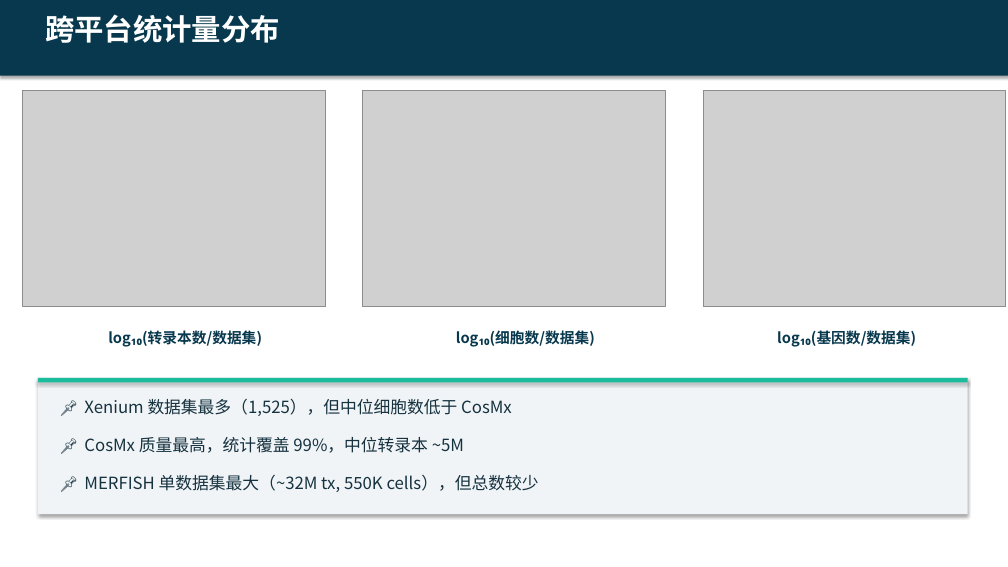
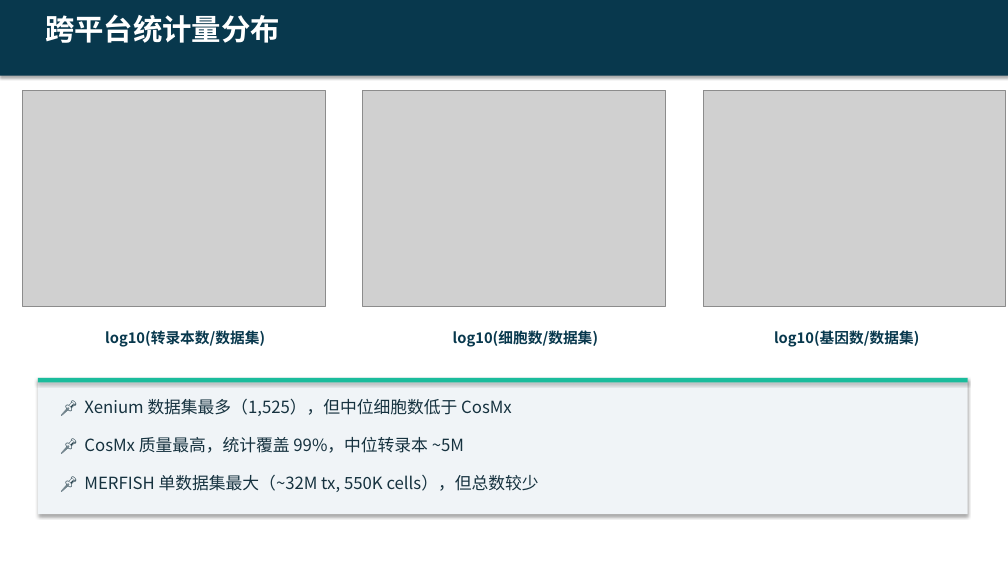
Before and after one commit to zf-li23/SubCellSpace, a slide deck: slide 7 of report/SubCellSpace_Presentation.pptx. Drawn at 1008x567 pixels with LibreOffice and Linux fonts; fonts in the diff are those of the drawing; grey boxes stand for pictures. Boxes give left, top, right and bottom in pixels: in the first picture for what was removed or moved away, otherwise in the second. Text is boxed around its words. In the diff, an @@ line names an element or a change of style, - is before the commit and + after.

```diff
--- a/report/SubCellSpace_Presentation.pptx
+++ b/report/SubCellSpace_Presentation.pptx
@@ text at [105, 330, 265, 347]: text changed @@
-log₁₀(转录本数/数据集)
+log10(转录本数/数据集)
@@ text at [453, 330, 598, 347]: text changed @@
-log₁₀(细胞数/数据集)
+log10(细胞数/数据集)
@@ text at [774, 330, 919, 347]: text changed @@
-log₁₀(基因数/数据集)
+log10(基因数/数据集)
```
Also in this commit, not shown: 6 other slides changed, 1 other file.
